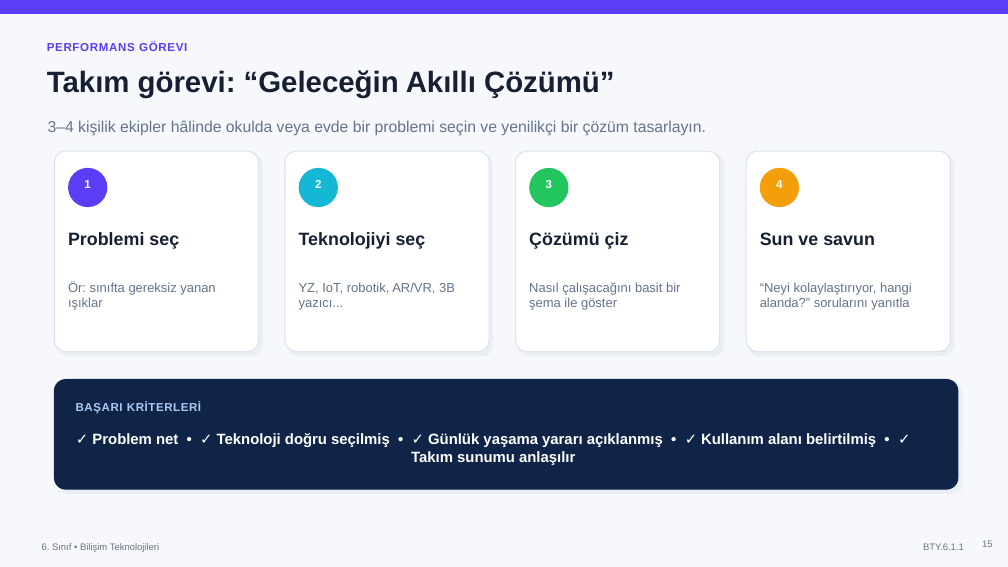
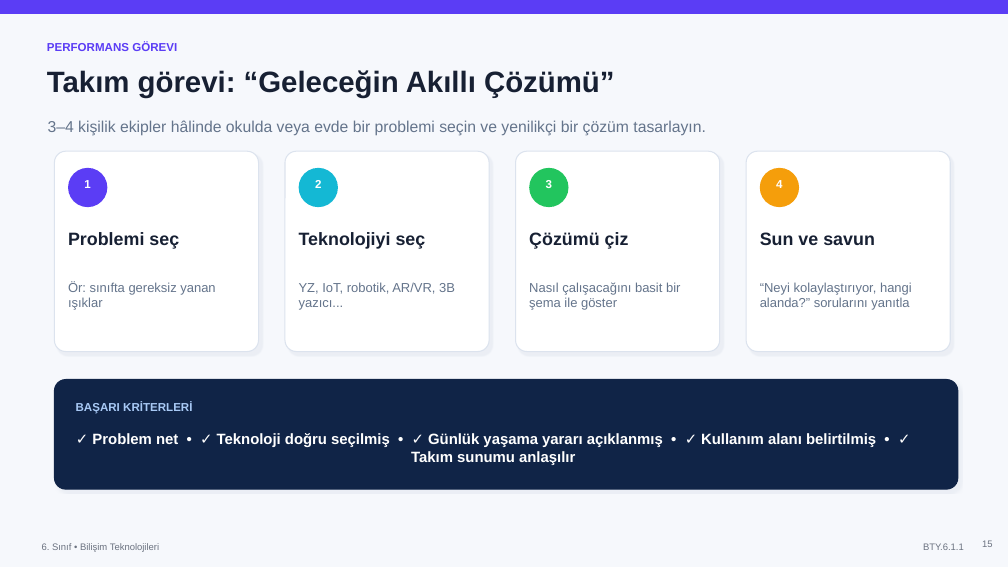
Before and after one commit to DuoByteTech/Adelon, a slide deck: slide 15 of public/lessons/yenilikci-bilisim-teknolojileri/Yenilikci_Bilisim_Teknolojileri_6_Sinif.pptx. Drawn at 1008x567 pixels with LibreOffice and Linux fonts; fonts in the diff are those of the drawing. Boxes give left, top, right and bottom in pixels: in the first picture for what was removed or moved away, otherwise in the second. Text is boxed around its words. In the diff, an @@ line names an element or a change of style, - is before the commit and + after.

```diff
--- a/public/lessons/yenilikci-bilisim-teknolojileri/Yenilikci_Bilisim_Teknolojileri_6_Sinif.pptx
+++ b/public/lessons/yenilikci-bilisim-teknolojileri/Yenilikci_Bilisim_Teknolojileri_6_Sinif.pptx
@@ text "PERFORMANS GÖREVI" at (47, 42, 177, 51): letter spacing 0.6 to 0 pt @@
@@ text "BAŞARI KRİTERLERİ" at (76, 402, 192, 414): letter spacing 0.5 to 0 pt @@
```
Also in this commit, not shown: 19 other slides changed, 1 slide removed, 1 other file.
